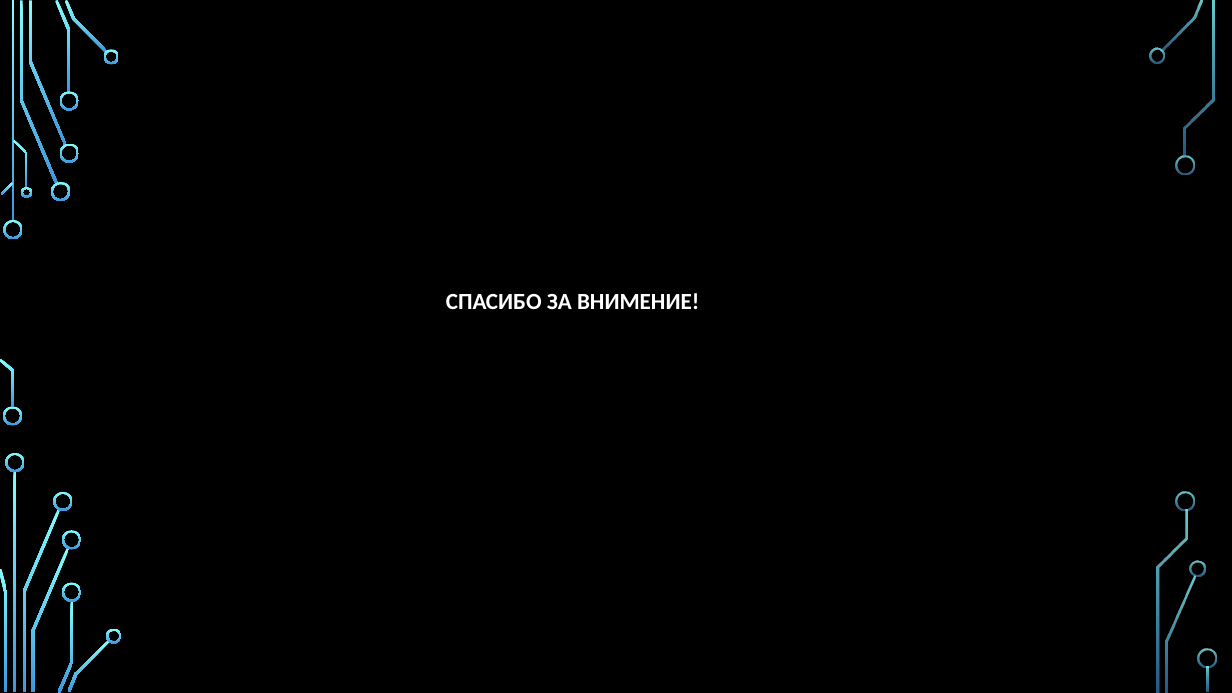
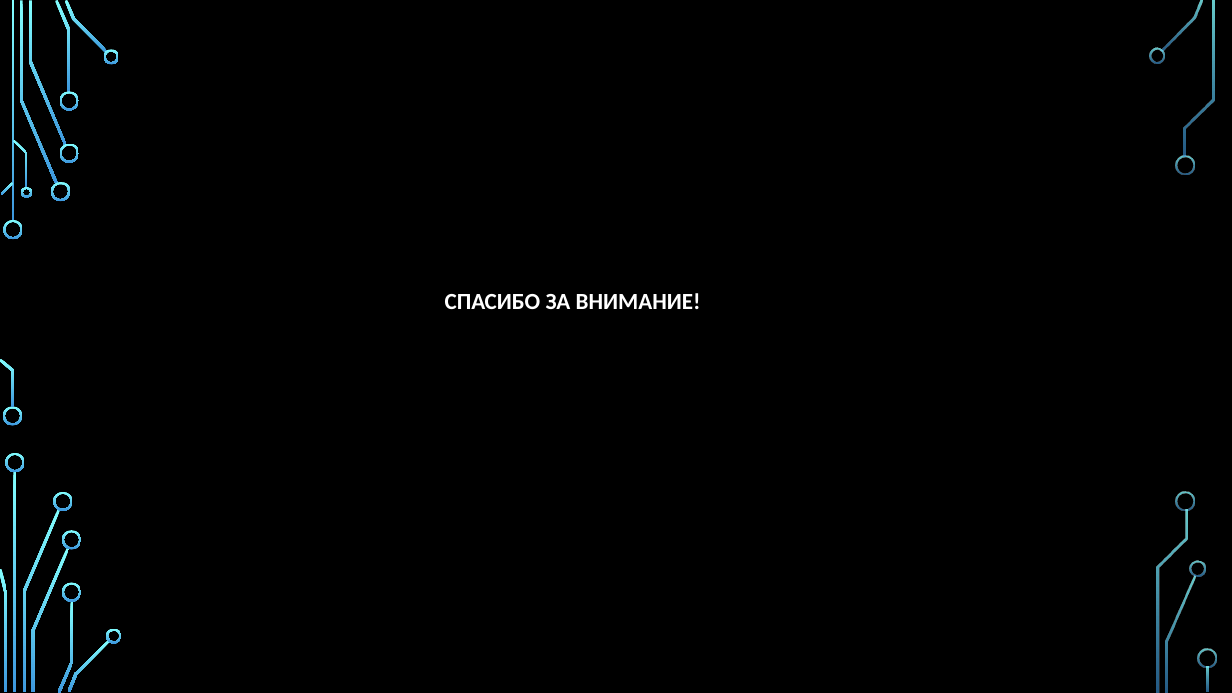
Before and after one commit to sMasteR19/-project_work_yakushev, a slide deck: slide 14 of Презентация по проектной работе.pptx (slide 12 before the commit). Drawn at 1232x693 pixels with LibreOffice and Linux fonts; fonts in the diff are those of the drawing; background and template pictures are left out. Boxes give left, top, right and bottom in pixels: in the first picture for what was removed or moved away, otherwise in the second. Text is boxed around its words. In the diff, an @@ line names an element or a change of style, - is before the commit and + after.

```diff
--- a/Презентация по проектной работе.pptx
+++ b/Презентация по проектной работе.pptx
@@ title at (445,293,701,309): text changed @@
-СПАСИБО ЗА ВНИМЕНИЕ!
+СПАСИБО ЗА ВНИМАНИЕ!
```
Also in this commit, not shown: 1 other slide changed, 2 slides added.
